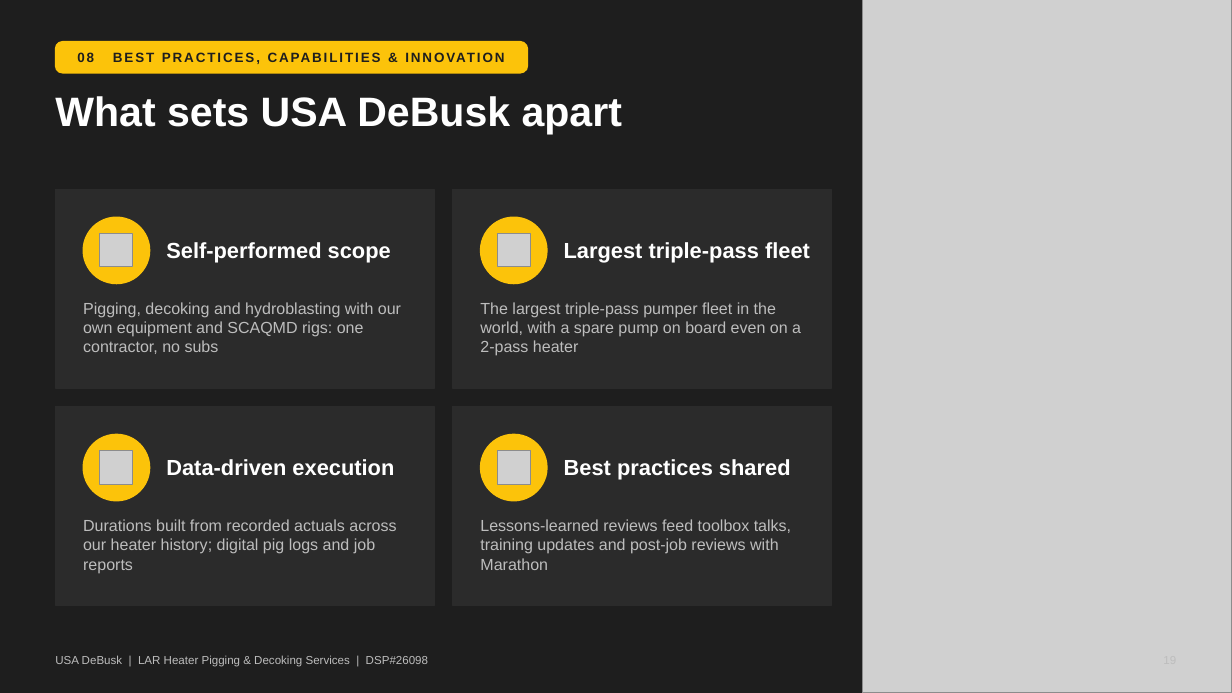
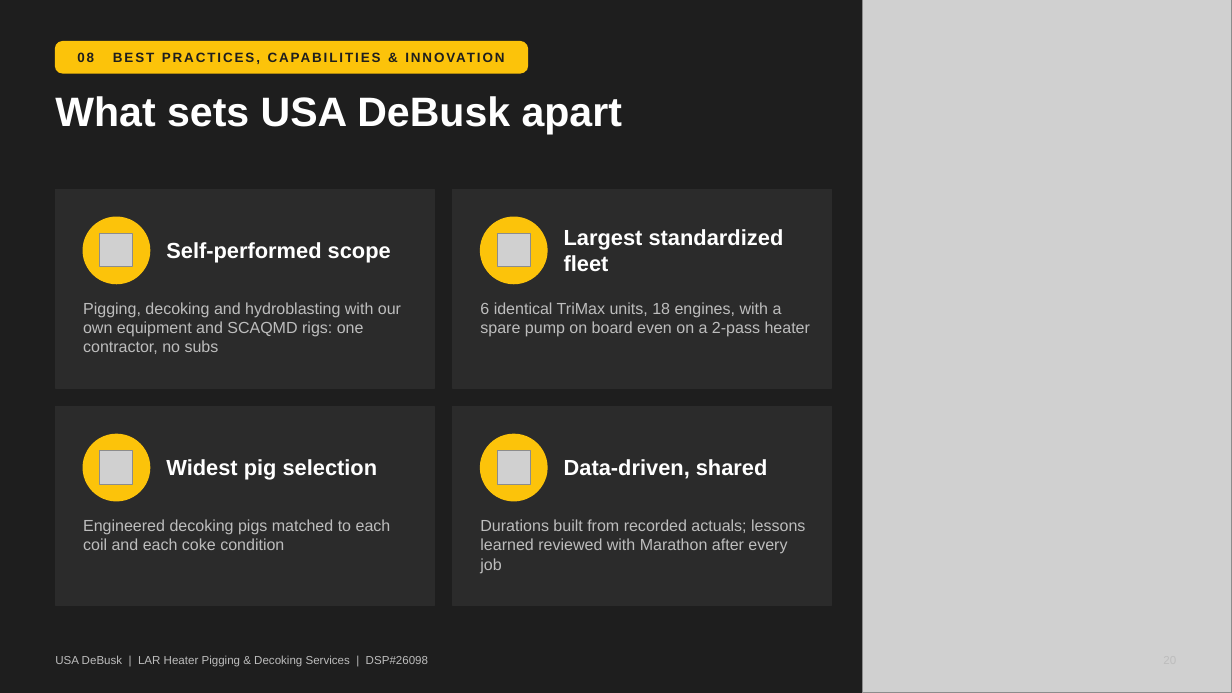
Before and after one commit to TheSkinz/obsidian-work, a slide deck: slide 20 of 02-facilities/Marathon/Carson-CA/DSP26098-technical-presentation/LAR_Technical_Proposal_Presentation.pptx (slide 19 before the commit). Drawn at 1232x693 pixels with LibreOffice and Linux fonts; fonts in the diff are those of the drawing; grey boxes stand for pictures. Boxes give left, top, right and bottom in pixels: in the first picture for what was removed or moved away, otherwise in the second. Text is boxed around its words. In the diff, an @@ line names an element or a change of style, - is before the commit and + after.

```diff
--- a/02-facilities/Marathon/Carson-CA/DSP26098-technical-presentation/LAR_Technical_Proposal_Presentation.pptx
+++ b/02-facilities/Marathon/Carson-CA/DSP26098-technical-presentation/LAR_Technical_Proposal_Presentation.pptx
@@ text at [564, 229, 784, 271]: text changed @@
-Largest triple-pass fleet
+Largest standardized fleet
@@ text at [480, 302, 810, 337]: text changed @@
-The largest triple-pass pumper fleet in the world, with a spare pump on board even on a 2-pass heater
+6 identical TriMax units, 18 engines, with a spare pump on board even on a 2-pass heater
@@ text at [166, 459, 378, 480]: text changed @@
-Data-driven execution
+Widest pig selection
@@ text at [564, 459, 768, 479]: text changed @@
-Best practices shared
+Data-driven, shared
@@ text at [83, 519, 391, 550]: text changed @@
-Durations built from recorded actuals across our heater history; digital pig logs and job reports
+Engineered decoking pigs matched to each coil and each coke condition
@@ text at [480, 519, 805, 574]: text changed @@
-Lessons-learned reviews feed toolbox talks, training updates and post-job reviews with Marathon
+Durations built from recorded actuals; lessons learned reviewed with Marathon after every job
```
Also in this commit, not shown: 19 other slides changed, 1 slide added, 4 other files.
